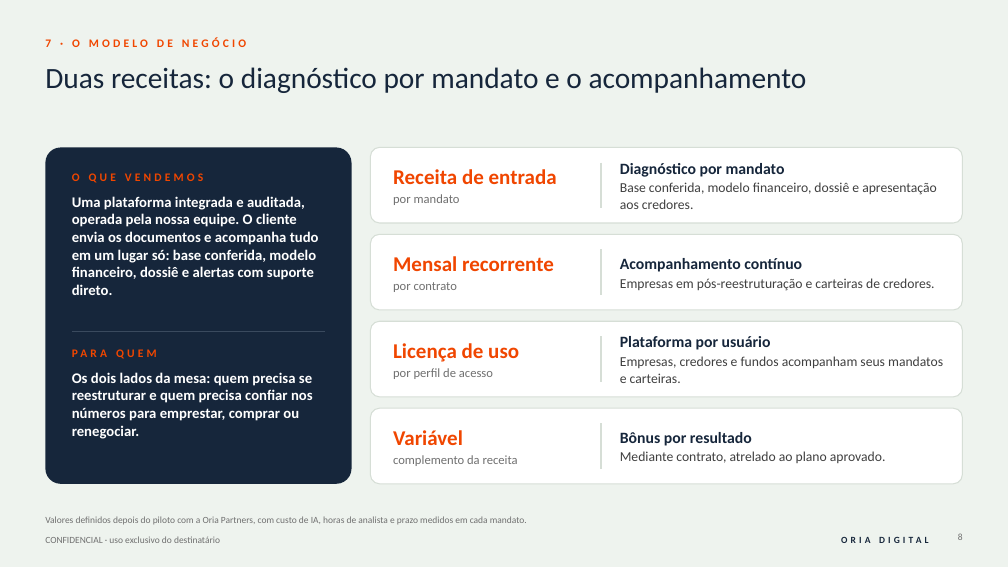
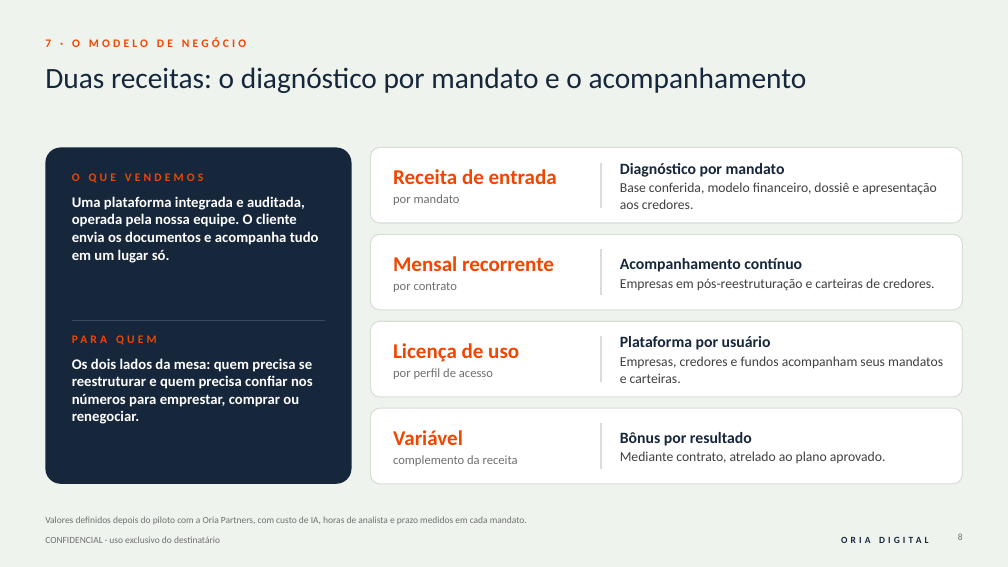
Before and after one commit to rodrigovaroto-wq/Oria-Digital, a slide deck: slide 8 of Apresentações/Business Plan Oria Digital/Business_Plan_Oria_Digital.pptx. Drawn at 1008x567 pixels with LibreOffice and Linux fonts; fonts in the diff are those of the drawing. Boxes give left, top, right and bottom in pixels: in the first picture for what was removed or moved away, otherwise in the second. Text is boxed around its words. In the diff, an @@ line names an element or a change of style, - is before the commit and + after.

```diff
--- a/Apresentações/Business Plan Oria Digital/Business_Plan_Oria_Digital.pptx
+++ b/Apresentações/Business Plan Oria Digital/Business_Plan_Oria_Digital.pptx
@@ text at [72, 196, 319, 263]: text changed @@
-Uma plataforma integrada e auditada, operada pela nossa equipe. O cliente envia os documentos e acompanha tudo em um lugar só: base conferida, modelo financeiro, dossiê e alertas com suporte direto.
+Uma plataforma integrada e auditada, operada pela nossa equipe. O cliente envia os documentos e acompanha tudo em um lugar só.
@@ line moved from (72, 331) - (325, 331) to (72, 321) - (325, 321) @@
@@ text "PARA QUEM": place and size @@
-text "PARA QUEM" at [72, 372, 313, 439]
+text "PARA QUEM" at [72, 358, 313, 424]
```
Also in this commit, not shown: 1 other slide changed, 5 other files.
